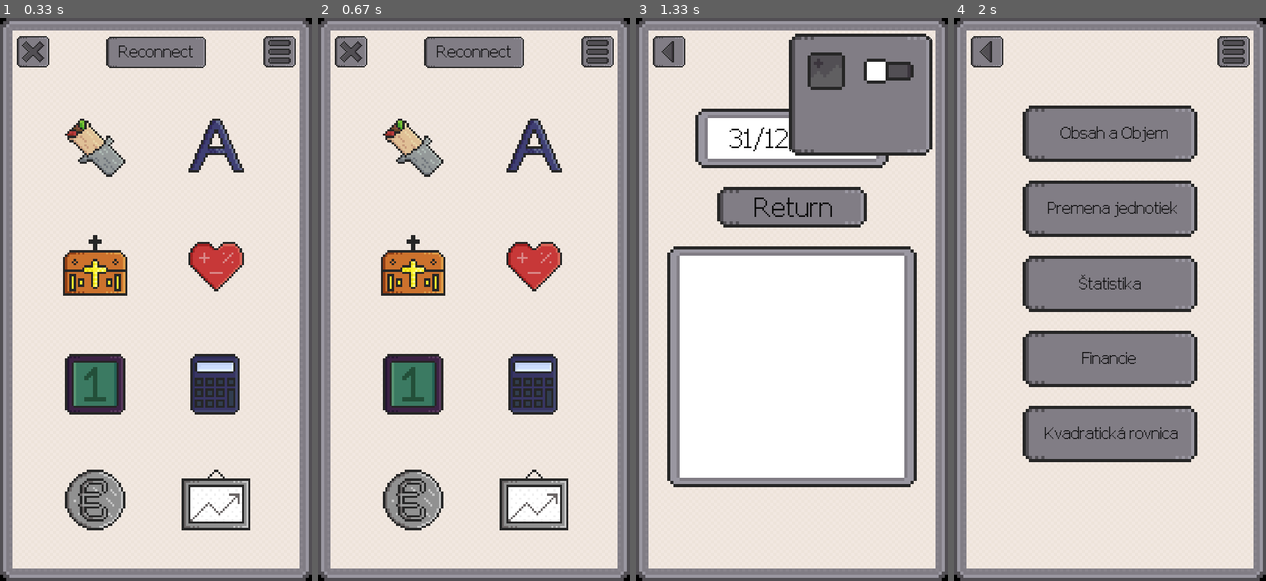
Above: before the commit, frames 1-4 (left to right).
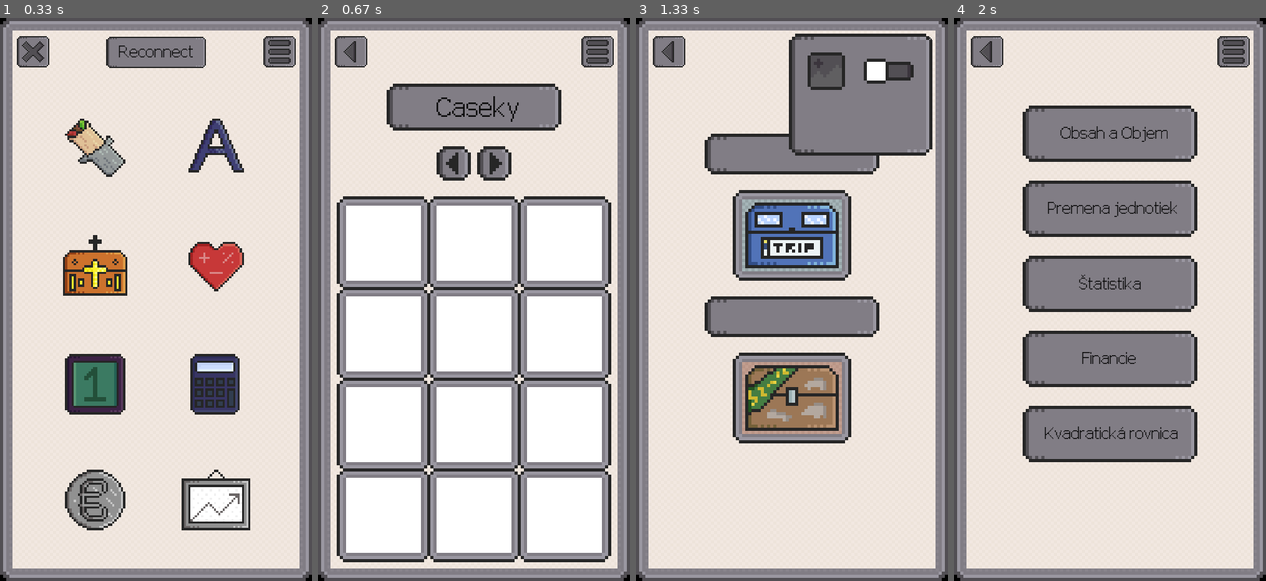
Above: after the commit, the same moments.

Repository: MichalRybecky/JAKP
Game: pygame game, started from main.py
Same seed, same stepped clock (60 frames per second), same inputs: the game is played once before the commit and once after it.
Inputs (mouse positions are in pixels of both pictures, inside the frame that each line leads up to):
- Up to frame 1 (0.33 s): no input
- Up to frame 2 (0.67 s): click (411, 265) at 0.38 s
- Up to frame 3 (1.33 s): press the mouse at (792, 108) at 0.7 s; move the mouse to (848, 237) at 0.8 s; release the mouse at (901, 367) at 0.93 s; press the mouse at (913, 51) at 1.03 s; move the mouse to (863, 108) at 1.13 s; release the mouse at (813, 170) at 1.27 s
- Up to frame 4 (2 s): press the mouse at (985, 51) at 1.37 s; move the mouse to (1022, 79) at 1.47 s; release the mouse at (1060, 113) at 1.6 s; press the mouse at (985, 51) at 1.7 s; move the mouse to (1032, 220) at 1.8 s; release the mouse at (1078, 389) at 1.93 s

Frame 1 is identical in both runs. In frame 2, 65% of the frame differs, in the area x 6-94%, y 3-97%; in frame 3, 42%; in frame 4, nothing differs.

Commit message:
Spravenie cases inv a cases opening UI s tlacitkami

Diff:
--- /dev/null
+++ b/apps/case_inv.py
@@ -0,0 +1,93 @@
+import pygame
+import pygame_textinput
+
+from utils.load_assets import (
+    BG_CASEKY_INV_L,
+    BG_CASEKY_INV_D,
+    BIG_FONT,
+    BACK,
+    MENU,
+    FONT_COLOR_L,
+    FONT_COLOR_D,
+)
+from settings import UI_COLOR, WIN, WIDTH, HEIGHT, WIDTH_H, HEIGHT_H, FPS
+from utils.user_settings_handling import return_user_settings
+from apps.settings_menu import settings_menu
+
+from apps.case_opening_menu import cases_app_opening
+
+
+def inv_forward():
+    print("este tez nejdze")
+
+
+def inv_back():
+    print("este nejdze")
+
+
+def cases_app_inv():
+    """
+    GUI pre Caseky
+    """
+    run = True
+    click = False
+    clock = pygame.time.Clock()
+
+    cooldown = 0
+
+    # BUTTON INITIALIZATION
+    B_INV_BACK = pygame.Rect(190, 205, 55, 55)
+    B_INV_FORWARD = pygame.Rect(255, 205, 55, 55)
+    B_OPENING = pygame.Rect(110, 105, 280, 75)
+    B_BACK = pygame.Rect(20, 20, 60, 60)
+    B_MENU = pygame.Rect(WIDTH - 65 - 20, 20, 60, 60)
+
+    while run:
+        pos_x, pos_y = pygame.mouse.get_pos()
+        user_settings = return_user_settings()
+        BG = BG_CASEKY_INV_L if user_settings["theme"] == "light" else BG_CASEKY_INV_D
+        FONT_COLOR = FONT_COLOR_L if user_settings["theme"] == "light" else FONT_COLOR_D
+        WIN.blit(BG, (0, 0))
+        WIN.blit(BACK, (20, 20))
+        WIN.blit(MENU, (WIDTH - 65 - 20, 20))
+
+        # LABELS
+        label_caseky = BIG_FONT.render("Caseky", 1, FONT_COLOR)
+        WIN.blit(
+            label_caseky,
+            (WIDTH_H - 60, 120),
+        )
+
+        # Zistovanie, ci nebolo kliknute na textove pole
+        if click:
+            if B_BACK.collidepoint(pos_x, pos_y) and not cooldown:
+                run = False
+                cooldown = FPS // 3
+            elif B_MENU.collidepoint(pos_x, pos_y):
+                settings_menu()
+            elif B_INV_FORWARD.collidepoint(pos_x, pos_y) and not cooldown:
+                inv_forward()
+                cooldown = FPS // 3
+            elif B_INV_BACK.collidepoint(pos_x, pos_y) and not cooldown:
+                inv_back()
+                cooldown = FPS // 3
+            elif B_OPENING.collidepoint(pos_x, pos_y) and not cooldown:
+                cases_app_opening()
+                cooldown = FPS // 3
+
+        # Event handling
+        events = pygame.event.get()
+        for event in events:
+            if event.type == pygame.QUIT:
+                run = False
+            if event.type == pygame.MOUSEBUTTONDOWN:
+                if event.button == 1:
+                    click = True
+            if event.type == pygame.MOUSEBUTTONUP:
+                if event.button == 1:
+                    click = False
+        if cooldown != 0:
+            cooldown -= 1
+
+        pygame.display.update()
+        clock.tick(FPS)
--- /dev/null
+++ b/apps/case_opening_menu.py
@@ -0,0 +1,71 @@
+import pygame
+import pygame_textinput
+
+from utils.load_assets import (
+    BG_CASEKY_VOLBA_L,
+    BG_CASEKY_VOLBA_D,
+    BIG_FONT,
+    BACK,
+    MENU,
+    FONT_COLOR_L,
+    FONT_COLOR_D,
+)
+from settings import UI_COLOR, WIN, WIDTH, HEIGHT, WIDTH_H, HEIGHT_H, FPS
+from utils.user_settings_handling import return_user_settings
+from apps.settings_menu import settings_menu
+
+
+def cases_app_opening():
+    """
+    GUI pre Caseky inventar
+    """
+    run = True
+    click = False
+    clock = pygame.time.Clock()
+
+    # BUTTON INITIALIZATION
+    B_INV_BACK = pygame.Rect(190, 205, 55, 55)
+    B_INV_FORWARD = pygame.Rect(255, 205, 55, 55)
+    B_OPENING = pygame.Rect(110, 105, 280, 75)
+    B_BACK = pygame.Rect(20, 20, 60, 60)
+    B_MENU = pygame.Rect(WIDTH - 65 - 20, 20, 60, 60)
+
+    while run:
+        pos_x, pos_y = pygame.mouse.get_pos()
+        user_settings = return_user_settings()
+        BG = BG_CASEKY_VOLBA_L if user_settings["theme"] == "light" else BG_CASEKY_VOLBA_D
+        FONT_COLOR = FONT_COLOR_L if user_settings["theme"] == "light" else FONT_COLOR_D
+        WIN.blit(BG, (0, 0))
+        WIN.blit(BACK, (20, 20))
+        WIN.blit(MENU, (WIDTH - 65 - 20, 20))
+
+        # LABELS
+        #label_caseky = BIG_FONT.render("Caseky", 1, FONT_COLOR)
+        #WIN.blit(
+        #    label_caseky,
+        #    (WIDTH_H - 60, 120),
+        #)
+
+        # Zistovanie, ci nebolo kliknute na textove pole
+        if click:
+            if B_BACK.collidepoint(pos_x, pos_y):
+                run = False
+            elif B_MENU.collidepoint(pos_x, pos_y):
+                settings_menu()
+            #elif B_INV_FORWARD.collidepoint(pos_x, pos_y):
+            #    inv_forward()
+
+        # Event handling
+        events = pygame.event.get()
+        for event in events:
+            if event.type == pygame.QUIT:
+                run = False
+            if event.type == pygame.MOUSEBUTTONDOWN:
+                if event.button == 1:
+                    click = True
+            if event.type == pygame.MOUSEBUTTONUP:
+                if event.button == 1:
+                    click = False
+
+        pygame.display.update()
+        clock.tick(FPS)
--- a/main.py
+++ b/main.py
@@ -18,6 +18,7 @@
 from apps.kalkulacka_zivota import kalkulacka_zivota_app
 from apps.kebab import kebab_app
 from apps.vsemocna_kalkulacka import vsemocna_kalkulacka_app
+from apps.case_inv import cases_app_inv
 
 # Meny app importy
 import http.client
@@ -114,7 +115,8 @@
             elif B_A_SORT.collidepoint(pos_x, pos_y):
                 print("A_SORT")
             elif B_CASE.collidepoint(pos_x, pos_y):
-                print("CASE")
+                cases_app_inv()
+                exit_cooldown = FPS // 3
             elif B_LIFE.collidepoint(pos_x, pos_y):
                 kalkulacka_zivota_app()
                 exit_cooldown = FPS // 3
--- a/utils/load_assets.py
+++ b/utils/load_assets.py
@@ -26,6 +26,10 @@
 BG_STOCKS_L = pygame.transform.scale(BG_STOCKS_L, (500, 900))
 BG_ZIVOT_L = pygame.image.load(os.path.join("assets", "zivot-l.png"))
 BG_ZIVOT_L = pygame.transform.scale(BG_ZIVOT_L, (500, 900))
+BG_CASEKY_INV_L = pygame.image.load(os.path.join("assets", "inventar-l.png"))
+BG_CASEKY_INV_L = pygame.transform.scale(BG_CASEKY_INV_L, (500, 900))
+BG_CASEKY_VOLBA_L = pygame.image.load(os.path.join("assets", "caseky_volba_l.png"))
+BG_CASEKY_VOLBA_L = pygame.transform.scale(BG_CASEKY_VOLBA_L, (500, 900))
 FONT_COLOR_L = (10, 10, 10)
 
 BG_LOADING_D = pygame.image.load(os.path.join("assets", "wallpaper-loading-d.png"))
@@ -42,6 +46,10 @@
 BG_vsemocna_D = pygame.transform.scale(BG_vsemocna_D, (500, 900))
 BG_ZIVOT_D = pygame.image.load(os.path.join("assets", "zivot-d.png"))
 BG_ZIVOT_D = pygame.transform.scale(BG_ZIVOT_D, (500, 900))
+BG_CASEKY_INV_D = pygame.image.load(os.path.join("assets", "inventar-d.png"))
+BG_CASEKY_INV_D = pygame.transform.scale(BG_CASEKY_INV_D, (500, 900))
+BG_CASEKY_VOLBA_D = pygame.image.load(os.path.join("assets", "caseky_volba_d.png"))
+BG_CASEKY_VOLBA_D = pygame.transform.scale(BG_CASEKY_VOLBA_D, (500, 900))
 FONT_COLOR_D = (255, 255, 255)
 
 SETTINGS_MENU_L = pygame.image.load(os.path.join("assets", "menu-l.png"))
Renamed: assets/inventar_d.png -> assets/inventar-d.png
Renamed: assets/inventar_l.png -> assets/inventar-l.png
